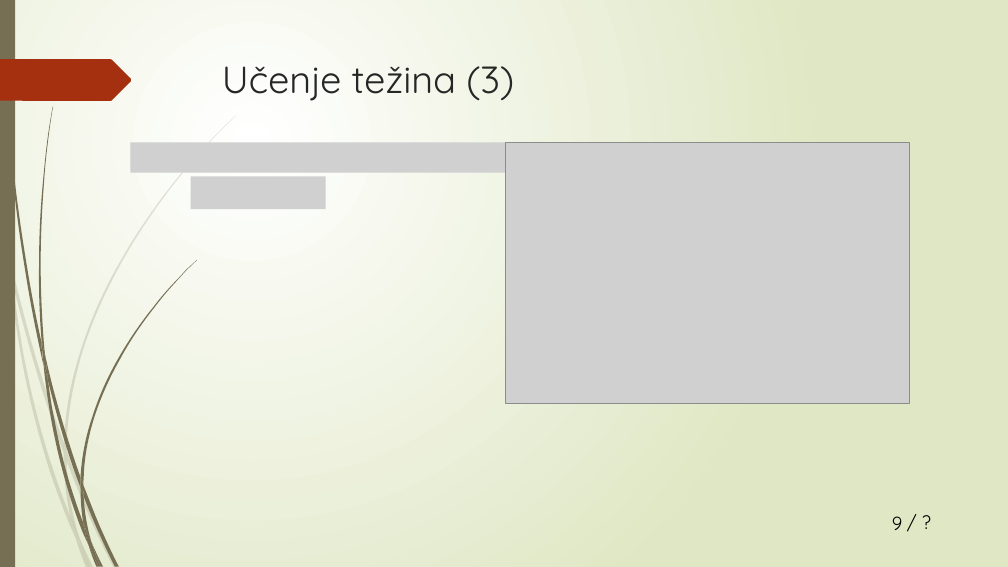
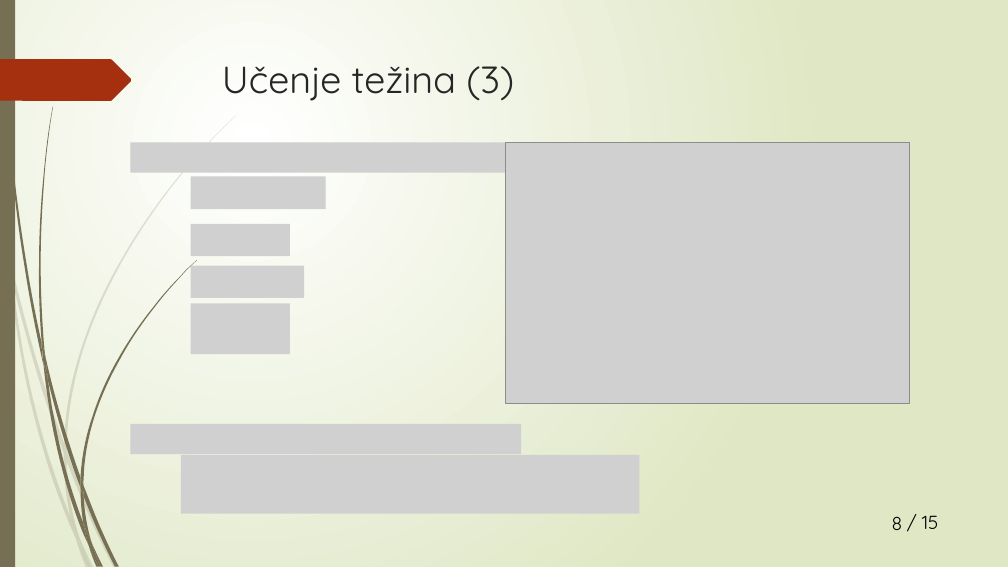
Before and after one commit to RokiFoki/Diplomski, a slide deck: slide 8 of Prezentacija.pptx (slide 9 before the commit). Drawn at 1008x567 pixels with LibreOffice and Linux fonts; fonts in the diff are those of the drawing; grey boxes stand for pictures. Boxes give left, top, right and bottom in pixels: in the first picture for what was removed or moved away, otherwise in the second. Text is boxed around its words. In the diff, an @@ line names an element or a change of style, - is before the commit and + after.

```diff
--- a/Prezentacija.pptx
+++ b/Prezentacija.pptx
@@ picture added at bbox=[191, 224, 290, 256] @@
@@ picture added at bbox=[191, 265, 304, 298] @@
@@ picture added at bbox=[191, 303, 290, 354] @@
@@ picture added at bbox=[130, 424, 521, 454] @@
@@ picture added at bbox=[181, 455, 640, 514] @@
@@ text removed at bbox=[900, 507, 954, 537] @@
-/ ?
@@ page number at bbox=[892, 516, 903, 530]: text changed @@
-9
+8
@@ text added at bbox=[922, 515, 939, 529], 18 pt, text #000000 @@
+/ 15
```
Also in this commit, not shown: 5 other slides changed, 8 slides added, 2 slides removed, 28 other files.
